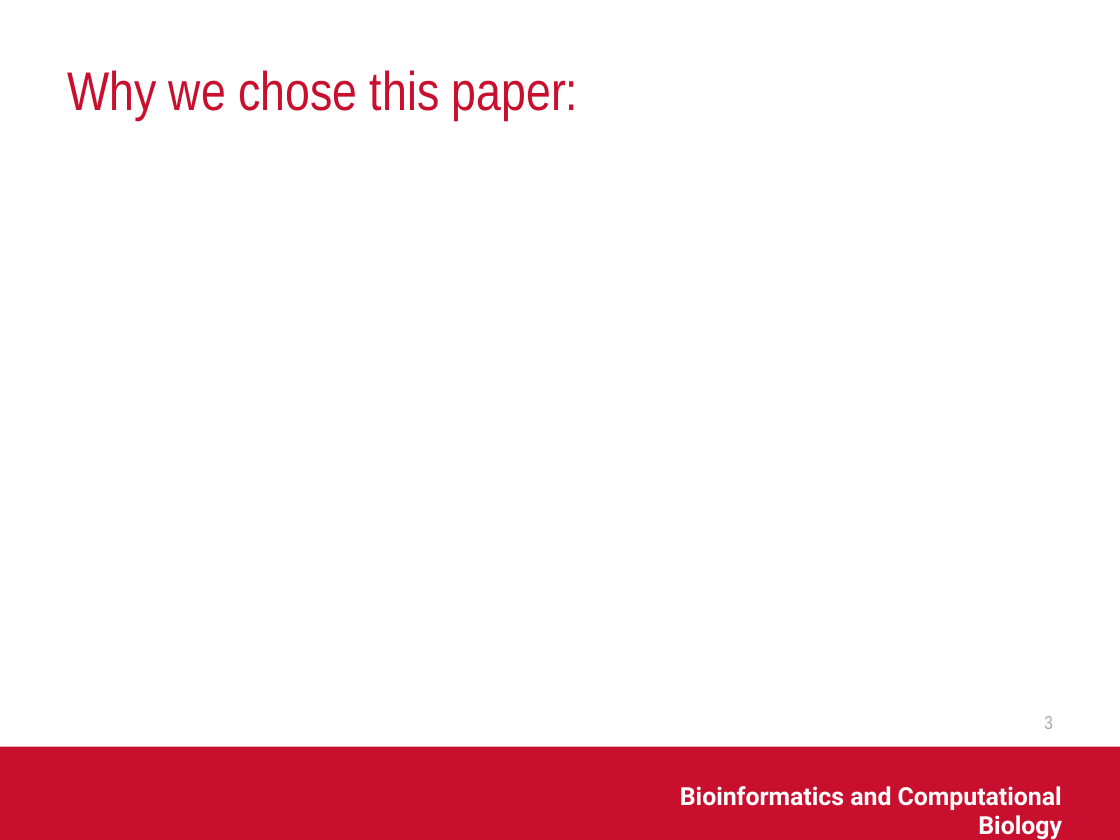
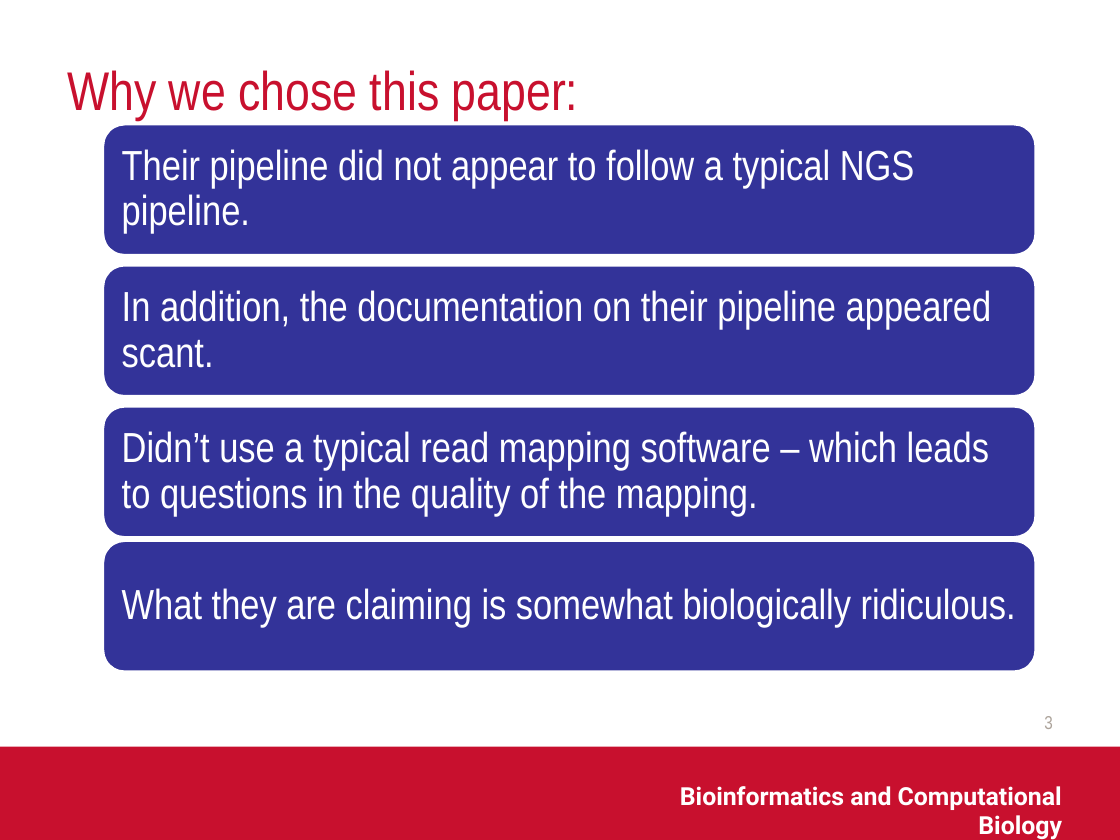
Before and after one commit to MissElena09/BCB546X_FinalProject, a slide deck: slide 3 of Group_Project_Presentation.pptx. Drawn at 1120x840 pixels with LibreOffice and Linux fonts; fonts in the diff are those of the drawing; background and template pictures are left out. Boxes give left, top, right and bottom in pixels: in the first picture for what was removed or moved away, otherwise in the second. Text is boxed around its words. In the diff, an @@ line names an element or a change of style, - is before the commit and + after.

```diff
--- a/Group_Project_Presentation.pptx
+++ b/Group_Project_Presentation.pptx
@@ group added at box(103, 124, 1036, 672): 4 rounded rectangles, 4 texts @@
+Their pipeline did not appear to follow a typical NGS pipeline.
+In addition, the documentation on their pipeline appeared scant.
+Didn’t use a typical read mapping software – which leads to questions in the quality of the mapping.
+What they are claiming is somewhat biologically ridiculous.
```
Also in this commit, not shown: 3 other slides changed, 2 slides added.
